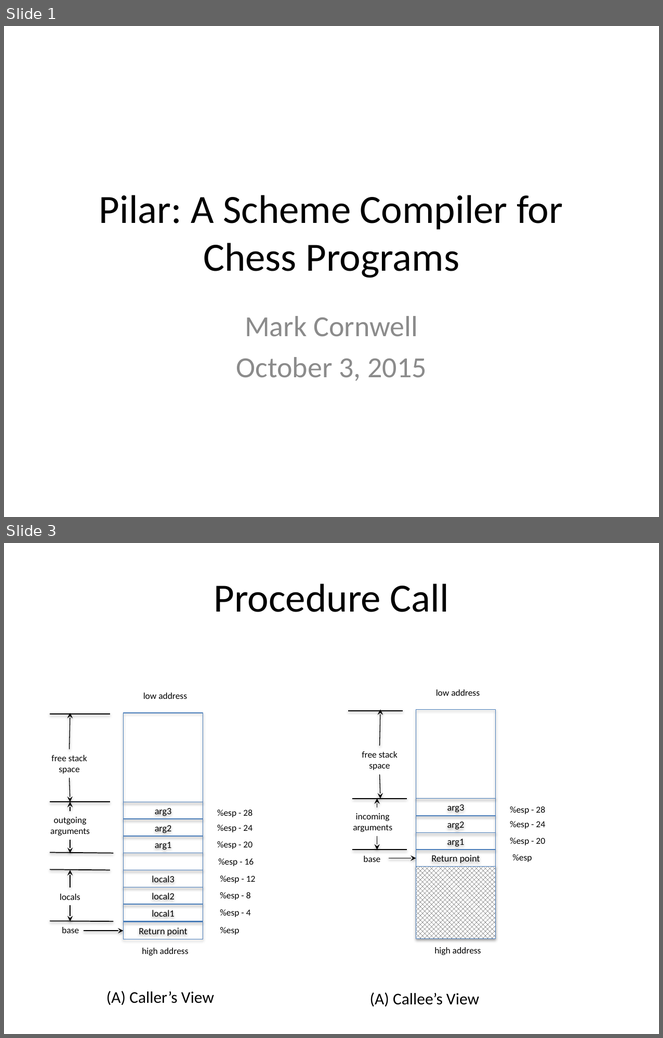
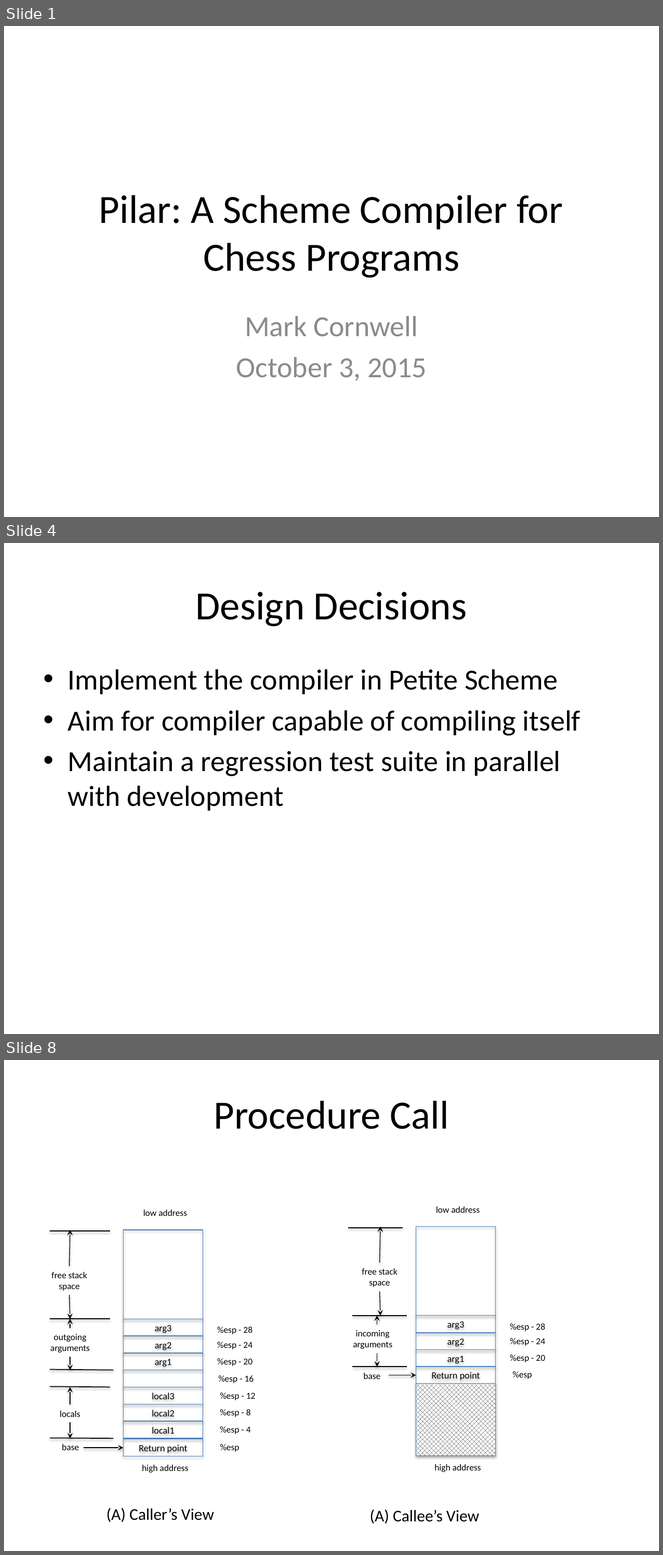
Before and after one commit to markcornwell/pilar, a slide deck: doc/Pilar.pptx. Shown one above the other, each under a label of ours: slides 1 and 3 before the commit, slides 1, 4 and 8 after it; the slides between them are not shown. The pictures are 663x1038 and 663x1555 pixels, drawn with LibreOffice and Linux fonts; fonts in the diff are those of the drawing. Boxes give left, top, right and bottom in pixels: in the first picture for what was removed or moved away, otherwise in the second. Text is boxed around its words. In the diff, an @@ line names an element or a change of style, - is before the commit and + after.

```diff
--- a/doc/Pilar.pptx
+++ b/doc/Pilar.pptx
@@ slide 4 added at <box>4,543,659,1034</box>, background #FFFFFF @@
@@ title added at <box>196,592,467,627</box>, 44 pt, text #000000 @@
+Design Decisions
@@ text added at <box>68,669,581,811</box>, 32 pt, text #000000 @@
+• Implement the compiler in Petite Scheme
+• Aim for compiler capable of compiling itself
+• Maintain a regression test suite in parallel with development
@@ what was slide 3 is now slide 8 @@
```
Also in this commit, not shown: 1 slide changed, 8 other slides added, 4 other files.
